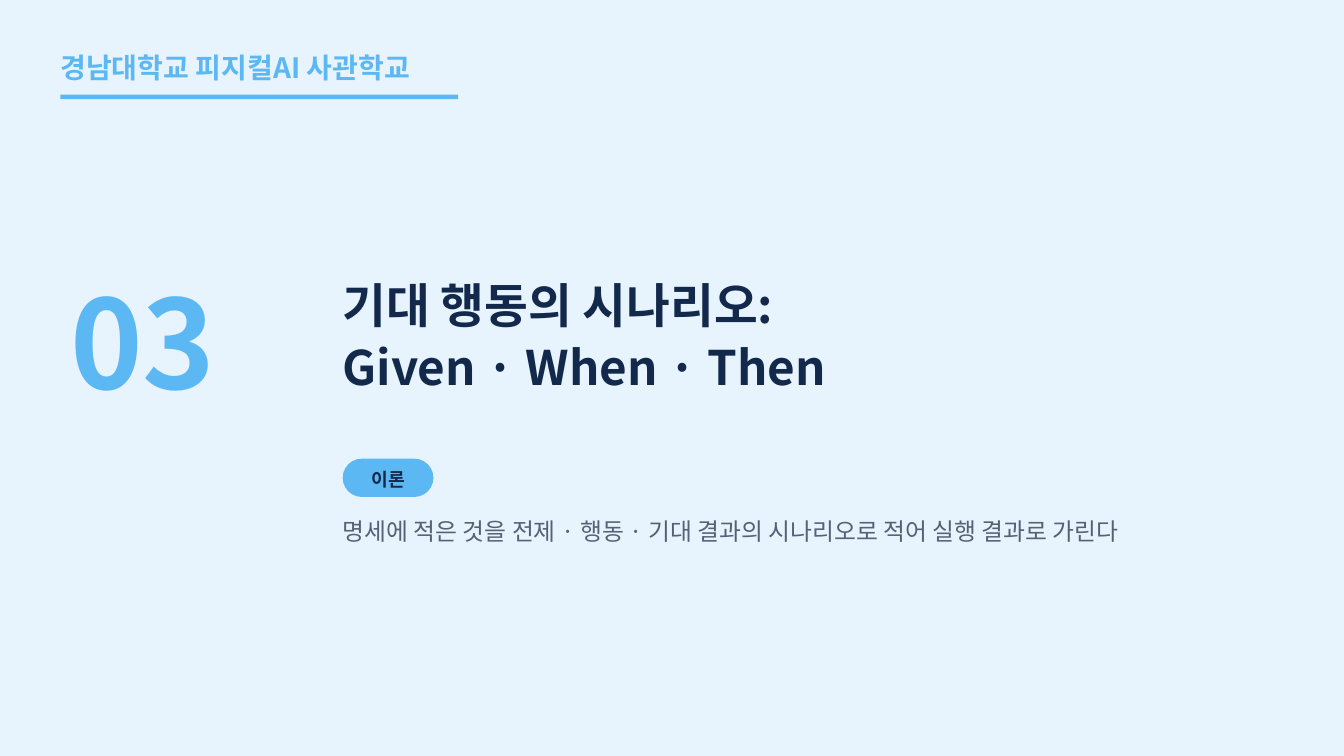
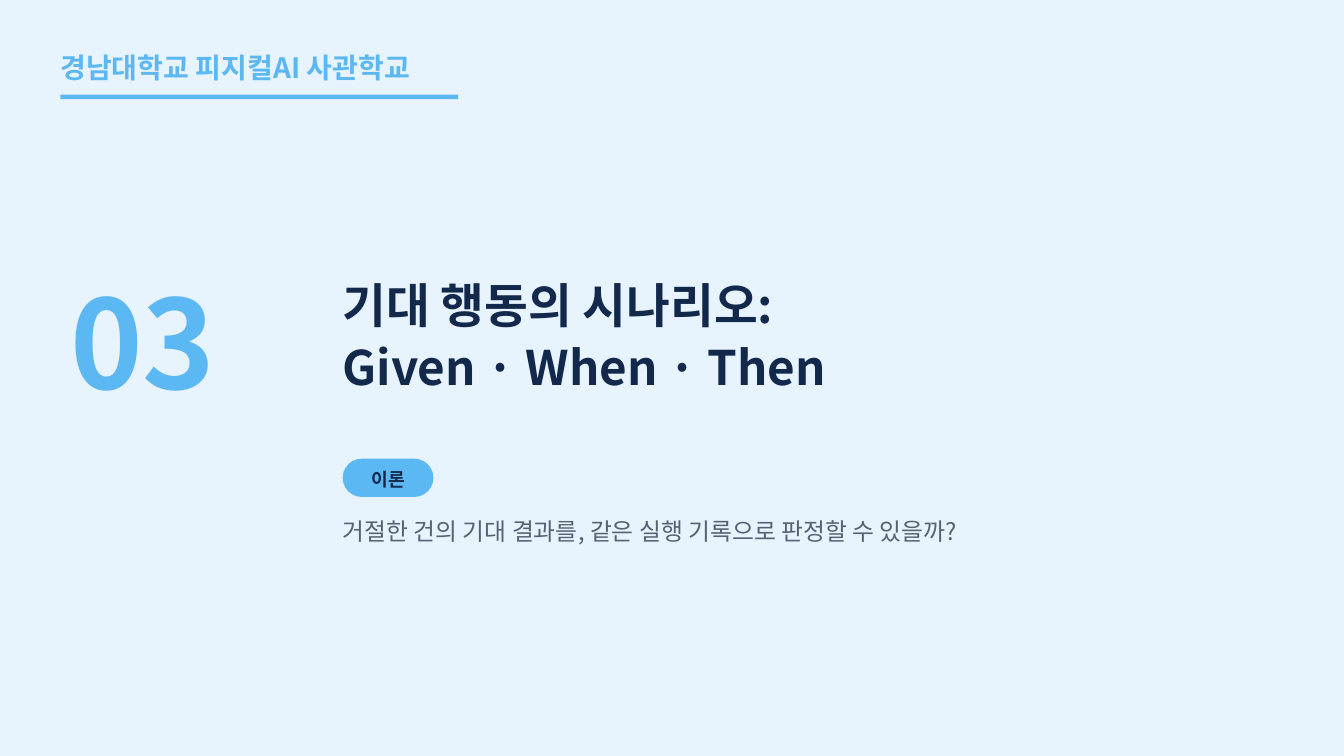
Before and after one commit to uengine-oss/hyd-iot-edu, a slide deck: slide 18 of workspace/강의제작/산출물/통합반/이론_오프라인/07회차/통합반_오프라인_07회차.pptx. Drawn at 1344x756 pixels with LibreOffice and Linux fonts; fonts in the diff are those of the drawing. Boxes give left, top, right and bottom in pixels: in the first picture for what was removed or moved away, otherwise in the second. Text is boxed around its words. In the diff, an @@ line names an element or a change of style, - is before the commit and + after.

Commit message:
통합반 현장 7회차 18~22장 거절 시나리오와 관찰할 결과를 확정

```diff
--- a/workspace/강의제작/산출물/통합반/이론_오프라인/07회차/통합반_오프라인_07회차.pptx
+++ b/workspace/강의제작/산출물/통합반/이론_오프라인/07회차/통합반_오프라인_07회차.pptx
@@ text at <box>343,520,957,544</box>: text changed @@
-명세에 적은 것을 전제 · 행동 · 기대 결과의 시나리오로 적어 실행 결과로 가린다
+거절한 건의 기대 결과를, 같은 실행 기록으로 판정할 수 있을까?
```
Also in this commit, not shown: 4 other slides changed, 10 other files.
